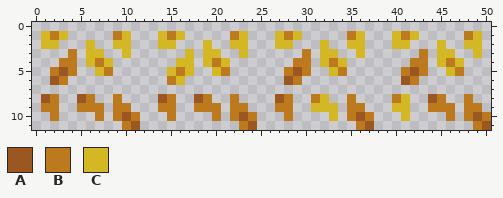
Two versions of one pixel-art sprite, Tiles/Overgrow/WallOvergrowGrassFlow.png. The first picture shows the starting point.
The file is 102x24 pixels, drawn in blocks of 2x2; one block is one cell here.
Palette (. is transparent): A #9a5722  B #bd791d  C #d4b724
Pixels before, first column x 1:
 1 CBC.....BC...CBC.....BC...CBC.....BC...CBC.....BC.
 2 CC...C..CC...CC...C..CC...CC...C..CC...CC...C..CC.
 3 ...B.CC..C......C.CC..C......B.CC..C......B.CC..C.
 4 ..BB.CBC.......CC.CBC.......BB.CBC.......BB.CBC...
 5 .BAB..CB......CBC..CB......BAB..CB......BAB..CB...
 6 .AB...........BC...........AB...........AB........
 7 ..................................................
 8 AB..AB..B....AB..AB..B....AB..BC..B....BC..AB..B..
 9 BB..BBB.BB...BB..BBB.BB...BB..CCC.BB...CC..BBB.BB.
10 .B....B.BAB...B....B.BAB...B....C.BAB...C....B.BAB
11 .........BA...........BA...........BA...........BA
New version:
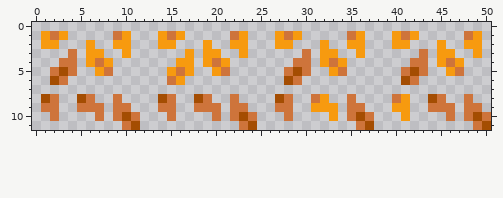
The edit:
{"colour":"A","old":"#9a5722","new":"#a44d02"}
{"colour":"B","old":"#bd791d","new":"#ce743b"}
{"colour":"C","old":"#d4b724","new":"#f79a0f"}
